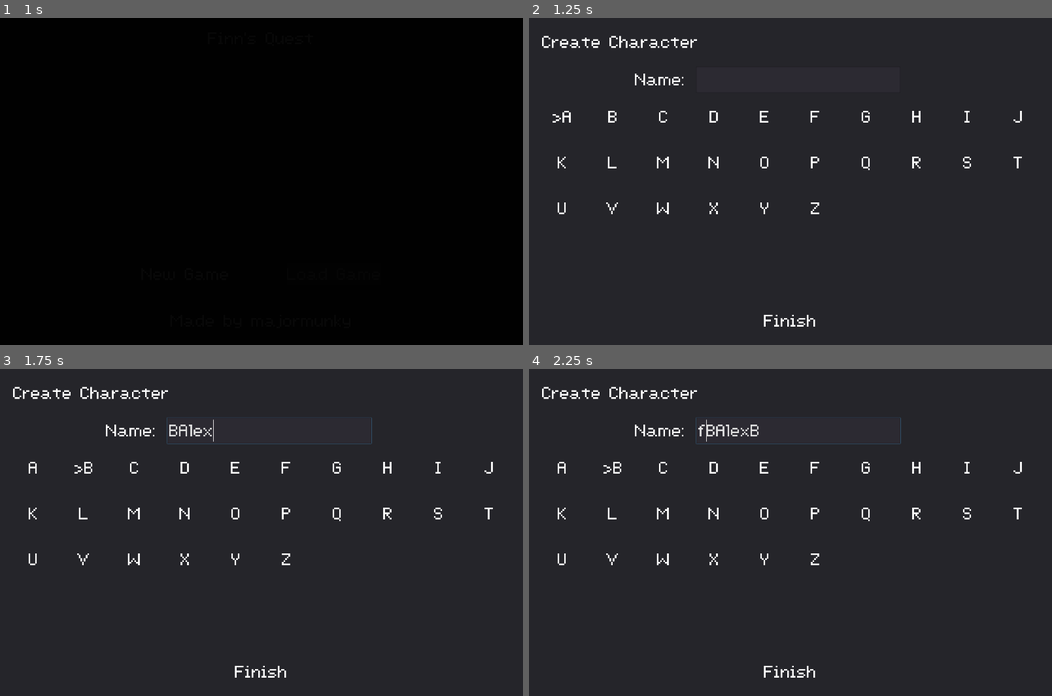
Above: before the commit, frames 1-4 (two rows, left to right).
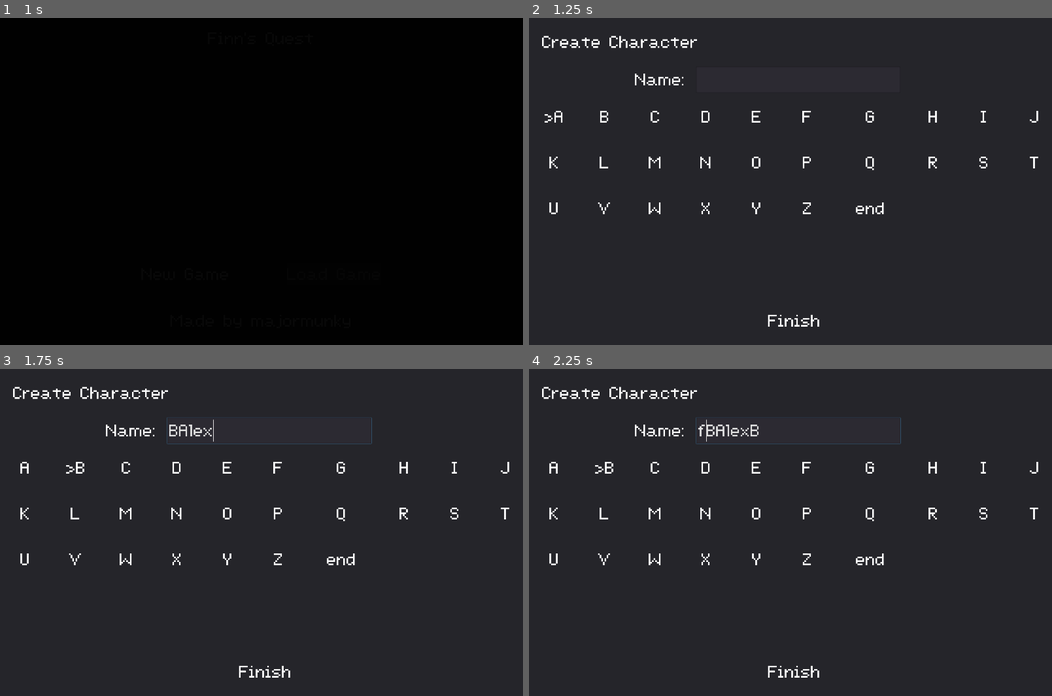
Above: after the commit, the same moments.

Repository: majormunky/MiniRPG
Game: Godot game, scene res://scenes/MainMenu.tscn
Two runs of this game, one before a commit and one after it. Both use one fixed random seed, a clock stepped at 60 frames per second and the inputs below.
Inputs (mouse positions are in pixels of both pictures, inside the frame that each line leads up to):
- Up to frame 1 (1 s): tap Enter (ui_accept) at 0.5 s; hold Right (ui_right) from 0.53 s (still down); hold Enter (ui_accept) from 0.53 s (still down)
- Up to frame 2 (1.25 s): keep holding Right (ui_right); keep holding Enter (ui_accept)
- Up to frame 3 (1.75 s): release Right (ui_right) at 1.25 s; release Enter (ui_accept) at 1.25 s; click (266, 431) at 1.27 s; type "Alex" at 1.35 s
- Up to frame 4 (2.25 s): tap Enter (ui_accept) at 2 s; hold Down (ui_down) from 2.03 s (still down); tap F (inspect) at 2.1 s

Frame 1 is identical in both runs. In frame 2, 1.7% of the frame differs, in the area x 3-98%, y 28-95%; in frame 3, 1.7%; in frame 4, 1.7%.

Commit message:
Setup an end option on the name entry screen.  Currently have an issue with how we store the name and how godot will append a @253 or some other number.

Diff:
--- a/scenes/CreatePlayer.gd
+++ b/scenes/CreatePlayer.gd
@@ -120,3 +120,8 @@
 
 func _on_InputLetters_letter_selected(letter):
 	name_input.text += letter
+
+
+func _on_InputLetters_finished_name():
+	print("Player finished name entry")
+	print(name_input.text)
--- a/scenes/CreatePlayer.tscn
+++ b/scenes/CreatePlayer.tscn
@@ -154,5 +154,6 @@
 color = Color( 0, 0, 0, 1 )
 
 [connection signal="pressed" from="MarginContainer/VBoxContainer/BackButton" to="." method="_on_BackButton_pressed"]
+[connection signal="finished_name" from="MarginContainer/VBoxContainer/InputLetters" to="." method="_on_InputLetters_finished_name"]
 [connection signal="letter_selected" from="MarginContainer/VBoxContainer/InputLetters" to="." method="_on_InputLetters_letter_selected"]
 [connection signal="pressed" from="MarginContainer/VBoxContainer/FinishButton" to="." method="_on_FinishButton_pressed"]
--- a/scenes/InputLetters.gd
+++ b/scenes/InputLetters.gd
@@ -5,6 +5,7 @@
 var state = "selecting"
 
 signal letter_selected(letter)
+signal finished_name
 
 func change_case():
 	if showing_case == "upper":
@@ -44,6 +45,16 @@
 		new_label.scroll_active = false
 		add_child(new_label)
 
+	var end_label = RichTextLabel.new()
+	end_label.bbcode_enabled = true
+	end_label.set_bbcode("[center]end[/center]")
+
+	end_label.rect_min_size.x = 120
+	end_label.rect_min_size.y = 80
+
+	add_child(end_label)
+
+	end_label.name = "end"
 
 func _ready():
 	setup_letters()
@@ -65,6 +76,7 @@
 
 	var child_index = selected.y * get_columns() + selected.x
 	var selected_node = get_child(child_index)
+	print(selected_node.text)
 	if selected_node:
 		selected_node.set_bbcode("[center]>" + selected_node.name + "[/center]")
 
@@ -126,7 +138,11 @@
 				selected = Vector2.ZERO
 	elif event.is_action_released("ui_accept"):
 		var selected = get_selected()
-		emit_signal("letter_selected", selected.name)
+		if selected.name == "end":
+			print("end")
+			emit_signal("finished_name")
+		else:
+			emit_signal("letter_selected", selected.name)
 	elif event.is_action_pressed("ui_change_case"):
 		print("change case!")
 		change_case()
